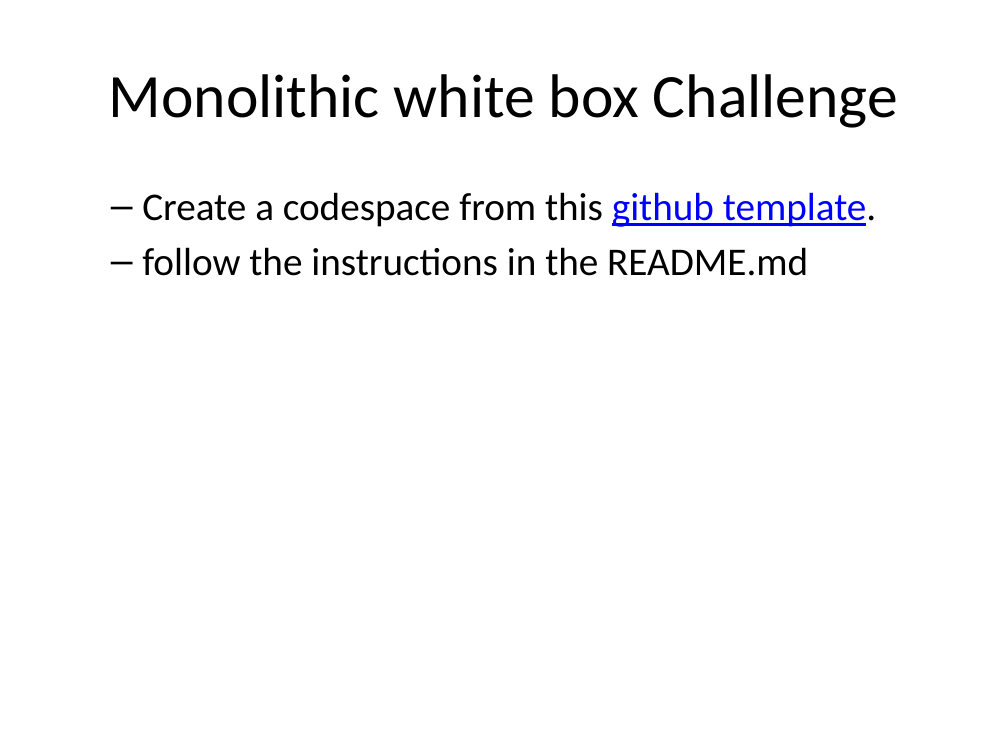
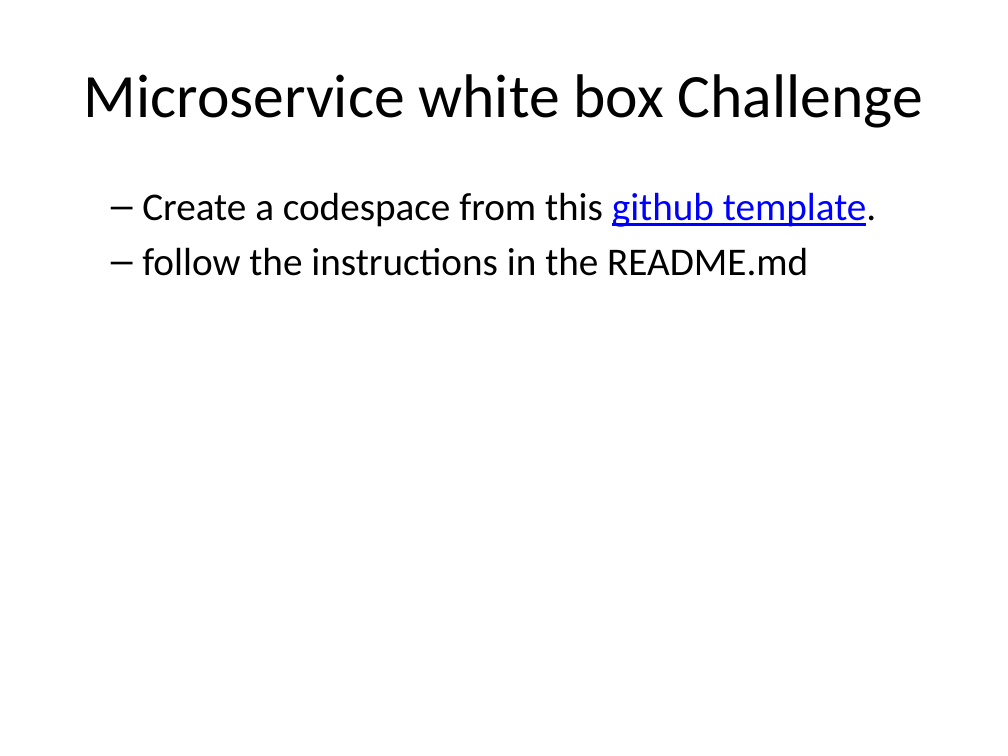
Before and after one commit to rhildred/INFO8985, a slide deck: slide 3 of microservice_instrumenting/slides.pptx. Drawn at 1008x756 pixels with LibreOffice and Linux fonts; fonts in the diff are those of the drawing. Boxes give left, top, right and bottom in pixels: in the first picture for what was removed or moved away, otherwise in the second. Text is boxed around its words. In the diff, an @@ line names an element or a change of style, - is before the commit and + after.

```diff
--- a/microservice_instrumenting/slides.pptx
+++ b/microservice_instrumenting/slides.pptx
@@ title at bbox=[84, 74, 923, 128]: text changed @@
-Monolithic white box Challenge
+Microservice white box Challenge
```
Also in this commit, not shown: 1 other slide changed, 13 other files.
